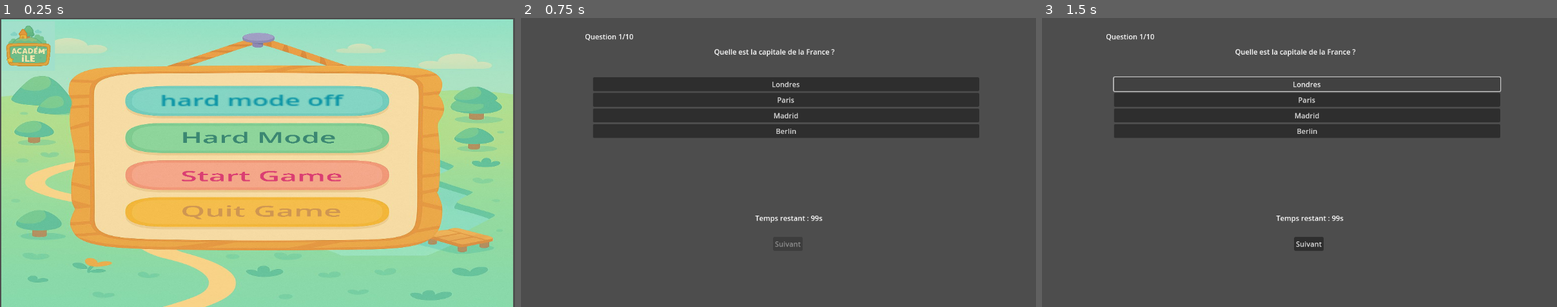
Above: before the commit, frames 1-3 (left to right).
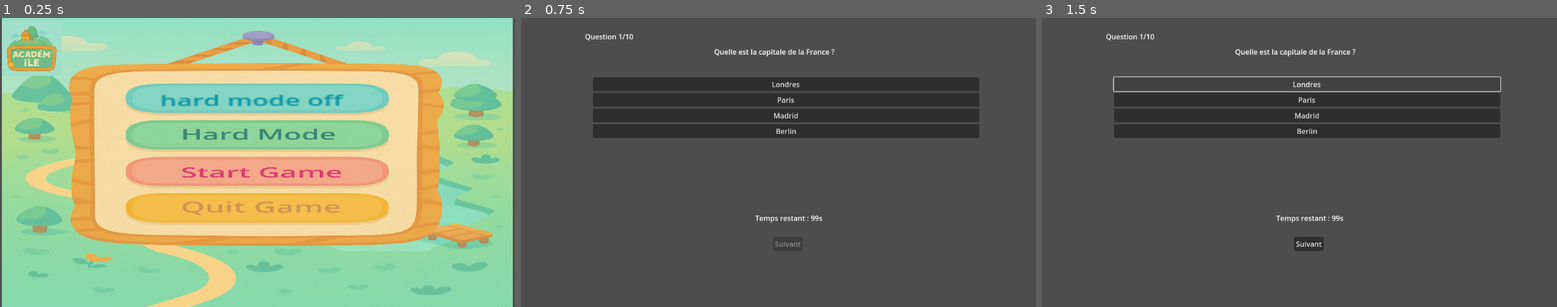
Above: after the commit, the same moments.

Repository: mae63/PPE_GAME
Game: Godot game, scene res://scenes/menu_principal.tscn
The game is run twice, just before and just after one commit, with the same random seed, the same clock (stepped at 60 frames per second) and the same inputs. This scene is started directly instead of the project's main scene.
Inputs:
- Up to frame 1 (0.25 s): no input
- Up to frame 2 (0.75 s): click "Start Game" at 0.5 s
- Up to frame 3 (1.5 s): click "Londres" at 1.25 s

The runs differ from the first frame. In frame 1, 19% of the frame differs, in the area x 0-100%, y 0-100%; in frame 2, nothing differs; in frame 3, nothing differs.

Commit message:
Menu modified

Diff:
--- a/scenes/menu_principal.tscn
+++ b/scenes/menu_principal.tscn
@@ -26,13 +26,13 @@
 anchors_preset = 15
 anchor_right = 1.0
 anchor_bottom = 1.0
-offset_left = -71.0
-offset_top = -5.0
-offset_right = -71.0
-offset_bottom = 15.0
+offset_left = -70.0
+offset_top = -9.0
+offset_right = -70.0
+offset_bottom = 11.0
 grow_horizontal = 2
 grow_vertical = 2
-scale = Vector2(28.6182, 10.9573)
+scale = Vector2(28.5692, 10.8279)
 texture = ExtResource("2_mk4g1")
 expand_mode = 5
 stretch_mode = 5
@@ -57,9 +57,9 @@
 anchors_preset = -1
 anchor_right = 0.072
 offset_left = -802.636
-offset_top = -122.749
+offset_top = -122.84
 offset_right = 1925.48
-offset_bottom = 901.251
+offset_bottom = 901.16
 scale = Vector2(0.00465345, 0.00586363)
 pivot_offset = Vector2(819.955, 152.723)
 theme_override_font_sizes/font_size = 500
@@ -107,7 +107,7 @@
 offset_top = -1.0
 offset_right = 954.0
 offset_bottom = 1023.0
-scale = Vector2(0.116264, 0.107928)
+scale = Vector2(0.130641, 0.120035)
 texture = ExtResource("6_qcl6i")
 
 [connection signal="pressed" from="TextureRect/HardModeButton" to="." method="_on_hard_mode_pressed"]
